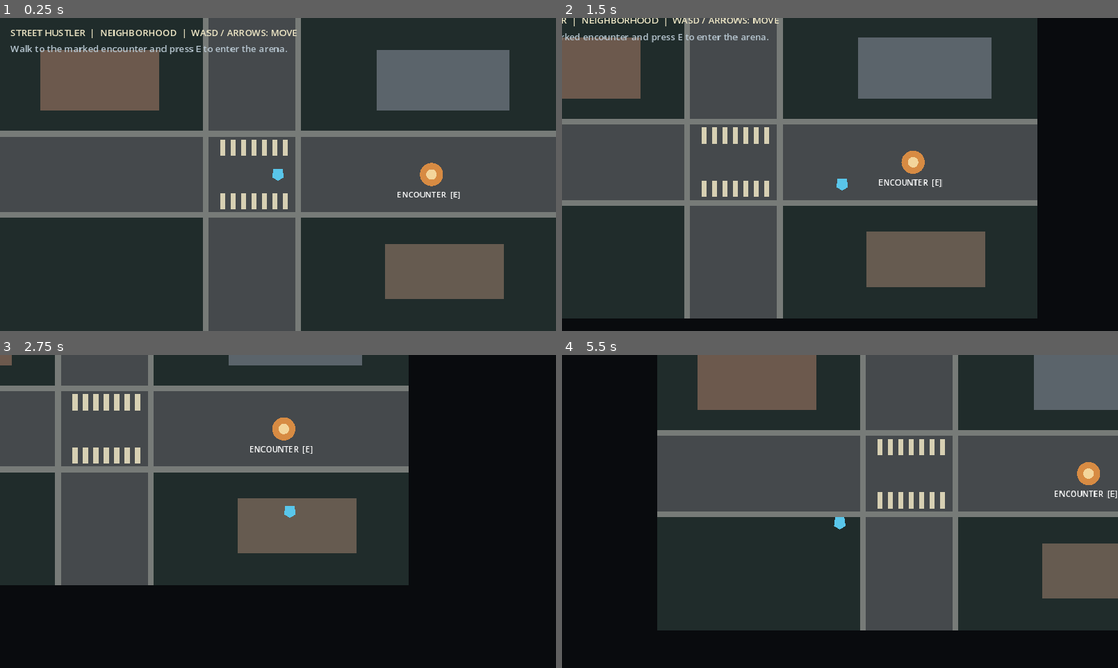
Above: before the commit, frames 1-4 (two rows, left to right).
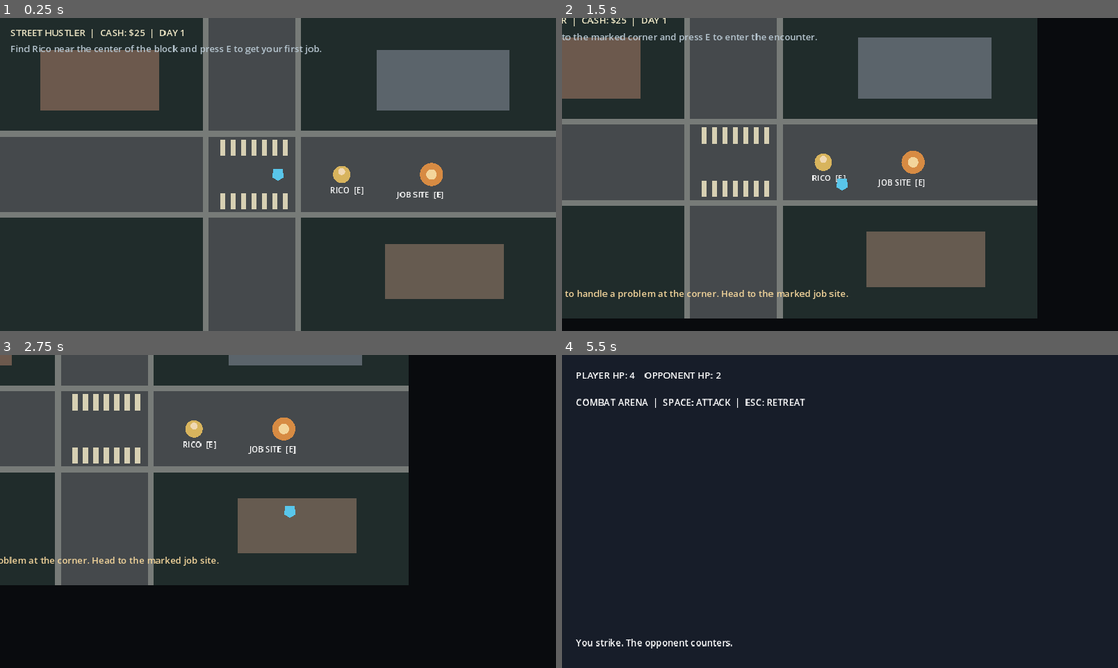
Above: after the commit, the same moments.

Repository: mtecfix/Street-life
Game: Godot game, scene res://scenes/boot/Main.tscn
Two runs of this game, one before a commit and one after it. Both use one fixed random seed, a clock stepped at 60 frames per second and the inputs below.
Inputs:
- Up to frame 1 (0.25 s): no input
- Up to frame 2 (1.5 s): tap E (interact) at 0.5, 1.35 s; hold D (move_right) 0.53-1.28 s; hold E (interact) 0.53-1.28 s; tap Space at 0.77 s; hold S (move_down) from 1.28 s (still down)
- Up to frame 3 (2.75 s): tap Space at 1.52 s; tap E (interact) at 2 s; release S (move_down) at 2.03 s; hold D (move_right) from 2.03 s (still down); hold E (interact) from 2.03 s (still down)
- Up to frame 4 (5.5 s): release D (move_right) at 2.78 s; release E (interact) at 2.78 s; hold W (move_up) 2.78-3.53 s; tap E (interact) at 2.85, 3.5, 4.35 s; tap Space at 3.02, 3.77, 4.52 s; hold E (interact) 3.53-4.28 s; hold A (move_left) 3.53-5.03 s; tap Escape (ui_cancel) at 4.15 s; hold S (move_down) from 5.03 s (still down); hold E (interact) from 5.03 s (still down)

The runs differ from the first frame. In frame 1, 1.4% of the frame differs, in the area x 1-83%, y 3-58%; in frame 2, 1.7%; in frame 3, 0.7%; in frame 4, 70%, in the area x 0-100%, y 0-100%.

Commit message:
Add first mission progression and NPC interaction

Diff:
--- a/game/scripts/world/neighborhood.gd
+++ b/game/scripts/world/neighborhood.gd
@@ -1,10 +1,15 @@
 extends Node2D
 
+const NPC_POSITION := Vector2(590, 270)
+const ENCOUNTER_POSITION := Vector2(745, 270)
+const INTERACTION_RANGE := 76.0
+
 var status_label: Label
+var hint_label: Label
+var dialogue_label: Label
 
 func _ready() -> void:
     queue_redraw()
-    # Invisible collision boundaries and building footprints for the blockout.
     _add_wall(Vector2(480, 8), Vector2(960, 16))
     _add_wall(Vector2(480, 532), Vector2(960, 16))
     _add_wall(Vector2(8, 270), Vector2(16, 540))
@@ -17,46 +22,92 @@
     _add_wall(Vector2(765, 55), Vector2(230, 12))
     _add_wall(Vector2(650, 107), Vector2(12, 105))
     _add_wall(Vector2(880, 107), Vector2(12, 105))
+
+    var player := get_node_or_null("Player")
+    if player:
+        player.global_position = GameState.previous_world_position
+
     status_label = Label.new()
     status_label.position = Vector2(18, 14)
-    status_label.text = "STREET HUSTLER  |  NEIGHBORHOOD  |  WASD / ARROWS: MOVE"
     status_label.add_theme_color_override("font_color", Color(0.94, 0.91, 0.78))
     add_child(status_label)
 
-    var hint := Label.new()
-    hint.position = Vector2(18, 42)
-    hint.text = "Walk to the marked encounter and press E to enter the arena."
-    hint.add_theme_color_override("font_color", Color(0.72, 0.78, 0.82))
-    add_child(hint)
+    hint_label = Label.new()
+    hint_label.position = Vector2(18, 42)
+    hint_label.add_theme_color_override("font_color", Color(0.72, 0.78, 0.82))
+    add_child(hint_label)
+
+    dialogue_label = Label.new()
+    dialogue_label.position = Vector2(18, 485)
+    dialogue_label.add_theme_color_override("font_color", Color("#f3d59b"))
+    dialogue_label.add_theme_font_size_override("font_size", 16)
+    add_child(dialogue_label)
+
+    _refresh_hud()
 
 func _draw() -> void:
     draw_rect(Rect2(Vector2.ZERO, Vector2(960, 540)), Color("#202c2b"))
-    # Roads and sidewalks: temporary blockout geometry.
     draw_rect(Rect2(0, 205, 960, 130), Color("#45494c"))
     draw_rect(Rect2(360, 0, 150, 540), Color("#45494c"))
     draw_rect(Rect2(0, 195, 960, 10), Color("#777b78"))
     draw_rect(Rect2(0, 335, 960, 10), Color("#777b78"))
     draw_rect(Rect2(350, 0, 10, 540), Color("#777b78"))
     draw_rect(Rect2(510, 0, 10, 540), Color("#777b78"))
-    # Crosswalk markings.
     for i in range(7):
         draw_rect(Rect2(380 + i * 18, 210, 9, 28), Color("#d7d0b3"))
         draw_rect(Rect2(380 + i * 18, 302, 9, 28), Color("#d7d0b3"))
-    # Buildings and a highlighted encounter marker.
     draw_rect(Rect2(70, 55, 205, 105), Color("#6c594d"))
     draw_rect(Rect2(650, 55, 230, 105), Color("#5b646b"))
     draw_rect(Rect2(665, 390, 205, 95), Color("#665b50"))
-    draw_circle(Vector2(745, 270), 20, Color("#d78b43"))
-    draw_circle(Vector2(745, 270), 9, Color("#f3d59b"))
-    draw_string(ThemeDB.fallback_font, Vector2(685, 310), "ENCOUNTER  [E]", HORIZONTAL_ALIGNMENT_LEFT, -1, 14, Color.WHITE)
+
+    # NPC contact: Rico.
+    draw_circle(NPC_POSITION, 15, Color("#d8b45d"))
+    draw_circle(NPC_POSITION + Vector2(0, -5), 6, Color("#f0d8b2"))
+    draw_string(ThemeDB.fallback_font, NPC_POSITION + Vector2(-20, 32), "RICO  [E]", HORIZONTAL_ALIGNMENT_LEFT, -1, 14, Color.WHITE)
+
+    draw_circle(ENCOUNTER_POSITION, 20, Color("#d78b43"))
+    draw_circle(ENCOUNTER_POSITION, 9, Color("#f3d59b"))
+    draw_string(ThemeDB.fallback_font, Vector2(685, 310), "JOB SITE  [E]", HORIZONTAL_ALIGNMENT_LEFT, -1, 14, Color.WHITE)
 
 func _unhandled_input(event: InputEvent) -> void:
-    if event.is_action_pressed("interact"):
-        var player := get_node_or_null("Player")
-        if player and player.global_position.distance_to(Vector2(745, 270)) < 90:
-            GameState.previous_world_position = player.global_position
-            SceneManager.change_to("res://scenes/combat/CombatArena.tscn")
+    if not event.is_action_pressed("interact"):
+        return
 
+    var player := get_node_or_null("Player")
+    if player == null:
+        return
+
+    var npc_distance: float = player.global_position.distance_to(NPC_POSITION)
+    var job_distance: float = player.global_position.distance_to(ENCOUNTER_POSITION)
+
+    if npc_distance <= INTERACTION_RANGE and not GameState.mission_active and not GameState.mission_completed:
+        GameState.mission_active = true
+        dialogue_label.text = "Rico: I need you to handle a problem at the corner. Head to the marked job site."
+        _refresh_hud()
+    elif job_distance <= INTERACTION_RANGE and GameState.mission_active:
+        GameState.previous_world_position = player.global_position
+        GameState.last_combat_won = false
+        SceneManager.change_to("res://scenes/combat/CombatArena.tscn")
+    elif npc_distance <= INTERACTION_RANGE and GameState.mission_completed:
+        dialogue_label.text = "Rico: Good work. You earned that payout. I'll keep you in mind."
+    elif npc_distance <= INTERACTION_RANGE and GameState.mission_active:
+        dialogue_label.text = "Rico: The job site is marked. Handle the situation and come back."
+    elif job_distance <= INTERACTION_RANGE and not GameState.mission_active:
+        dialogue_label.text = "No job is active. Talk to Rico first."
+
+func _process(_delta: float) -> void:
+    _refresh_hud()
+
+func _refresh_hud() -> void:
+    if status_label == null:
+        return
+    status_label.text = "STREET HUSTLER  |  CASH: $%d  |  DAY %d" % [GameState.player_cash, GameState.current_day]
+    if GameState.mission_completed:
+        hint_label.text = "MISSION COMPLETE: Corner dispute resolved. Find Rico for your next lead."
+    elif GameState.mission_active:
+        hint_label.text = "ACTIVE JOB: Go to the marked corner and press E to enter the encounter."
+    else:
+        hint_label.text = "Find Rico near the center of the block and press E to get your first job."
 
 func _add_wall(center: Vector2, dimensions: Vector2) -> void:
     var wall := StaticBody2D.new()
